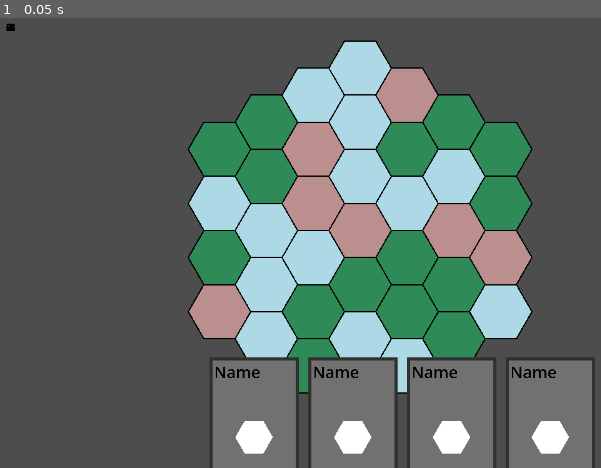
Above: before the commit, frame 1.
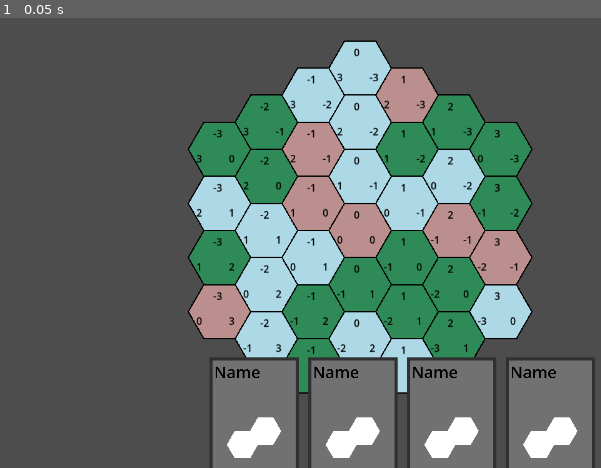
Above: after the commit, the same moment.

Repository: bjornarprytz/hex-deck
Game: Godot game, scene res://main.tscn
Same seed, same stepped clock (60 frames per second), same inputs: the game is played once before the commit and once after it.
Inputs:
- Up to frame 1 (0.05 s): no input

The runs differ from the first frame. In frame 1, 2.3% of the frame differs, in the area x 0-97%, y 1-98%.

Commit message:
Structure preview

Diff:
--- /dev/null
+++ b/src/autoload/play.gd
@@ -0,0 +1,6 @@
+class_name GameApi
+extends Node
+
+
+func resolve_card(card: Card, target_tile: Tile):
+	pass
--- /dev/null
+++ b/src/autoload/play.tscn
@@ -0,0 +1,6 @@
+[gd_scene load_steps=2 format=3 uid="uid://casjmgmq015ai"]
+
+[ext_resource type="Script" path="res://autoload/play.gd" id="1_hoqfa"]
+
+[node name="Play" type="Node"]
+script = ExtResource("1_hoqfa")
--- a/src/cards/card.gd
+++ b/src/cards/card.gd
@@ -2,5 +2,10 @@
 extends Area2D
 
 @onready var background: ColorRect = $Color
+@onready var width : float = background.size.x
 
-@onready var width : float = background.size.x
+@onready var structure: Structure
+
+var color : Color:
+	get:
+		return structure.color
--- a/src/cards/card.tscn
+++ b/src/cards/card.tscn
@@ -1,10 +1,16 @@
-[gd_scene load_steps=5 format=3 uid="uid://bxyxgsia4g2pl"]
+[gd_scene load_steps=7 format=3 uid="uid://bxyxgsia4g2pl"]
 
 [ext_resource type="Script" path="res://cards/card.gd" id="1_53muf"]
-[ext_resource type="PackedScene" uid="uid://c57sfkee815gl" path="res://map/polygon.tscn" id="2_ads3i"]
+[ext_resource type="PackedScene" uid="uid://0oenk04u2ati" path="res://cards/structure_preview.tscn" id="2_bl1jj"]
+[ext_resource type="Script" path="res://game_logic/structure.gd" id="3_ceyft"]
 
 [sub_resource type="Theme" id="Theme_100nq"]
 default_font_size = 256
+
+[sub_resource type="Resource" id="Resource_oux2x"]
+script = ExtResource("3_ceyft")
+color = Color(0, 0, 0, 1)
+cells = Array[Vector2i]([Vector2i(0, 0), Vector2i(1, -1)])
 
 [sub_resource type="RectangleShape2D" id="RectangleShape2D_ue25b"]
 size = Vector2(138, 186)
@@ -39,12 +45,9 @@
 theme = SubResource("Theme_100nq")
 text = "Name"
 
-[node name="StructureViewer" type="Node2D" parent="."]
-
-[node name="Polygon" parent="StructureViewer" instance=ExtResource("2_ads3i")]
-position = Vector2(0, 31)
-polygon = PackedVector2Array(30, 0, 15, 25.9808, -15, 25.9808, -30, 3.67382e-15, -15, -25.9808, 15, -25.9808)
-size = 30.0
+[node name="StructurePreview" parent="." instance=ExtResource("2_bl1jj")]
+position = Vector2(0, 32)
+structure = SubResource("Resource_oux2x")
 
 [node name="Shape" type="CollisionShape2D" parent="."]
 shape = SubResource("RectangleShape2D_ue25b")
--- /dev/null
+++ b/src/cards/structurePreview.gd
@@ -0,0 +1,50 @@
+class_name StructurePreview
+extends Node2D
+
+@onready var hex_spawner = preload("res://map/polygon.tscn")
+
+@export var structure: Structure:
+	set(value):
+		if value == structure:
+			return
+
+		structure = value
+		_update_preview.call_deferred()
+
+var cells : Dictionary = {}
+
+func _update_preview():
+	for child in get_children():
+		child.queue_free()
+
+	for coord in structure.cells:
+		_add_tile(coord.x, coord.y)
+
+	var center_position := Vector2.ZERO
+	for cell in get_children():
+		center_position += cell.position
+
+	center_position /= get_child_count()
+
+	for cell in get_children():
+		cell.position -= center_position
+
+func _add_tile(q: int, r: int):
+	var coords = Map.Coordinates.new(q, r)
+	var key = coords.get_key()
+
+	if cells.has(key):
+		return
+
+	var new_cell = hex_spawner.instantiate() as RegularPolygon
+
+	cells[key] = new_cell
+
+	add_child(new_cell)
+	new_cell.position = axial_to_pixel(q, r, new_cell.size)
+	new_cell._update_polygon()
+
+static func axial_to_pixel(q:int,r:int,tile_size:int) -> Vector2:
+	var x :float = tile_size * 3/2 * q
+	var y :float = tile_size * sqrt(3) * (r + q/2.0)
+	return Vector2(x, y)
--- /dev/null
+++ b/src/cards/structure_preview.tscn
@@ -0,0 +1,6 @@
+[gd_scene load_steps=2 format=3 uid="uid://0oenk04u2ati"]
+
+[ext_resource type="Script" path="res://cards/structurePreview.gd" id="1_37go8"]
+
+[node name="StructurePreview" type="Node2D"]
+script = ExtResource("1_37go8")
--- /dev/null
+++ b/src/game_logic/structure.gd
@@ -0,0 +1,7 @@
+class_name Structure
+extends Resource
+
+@export var color: Color
+
+## Tuples (q,r) are stored as Vector2i here
+@export var cells: Array[Vector2i]
--- a/src/map/tile.tscn
+++ b/src/map/tile.tscn
@@ -11,7 +11,7 @@
 size = 50.0
 border_width = 2.0
 
-[node name="Debug" type="Node" parent="."]
+[node name="Debug" type="Node2D" parent="."]
 
 [node name="Q" type="RichTextLabel" parent="Debug"]
 modulate = Color(0, 0, 0, 1)
--- a/src/project.godot
+++ b/src/project.godot
@@ -15,6 +15,10 @@
 config/features=PackedStringArray("4.2", "GL Compatibility")
 config/icon="res://icon.svg"
 
+[autoload]
+
+Play="*res://autoload/play.tscn"
+
 [display]
 
 window/size/viewport_width=1280
Not shown, changed: readme.md
